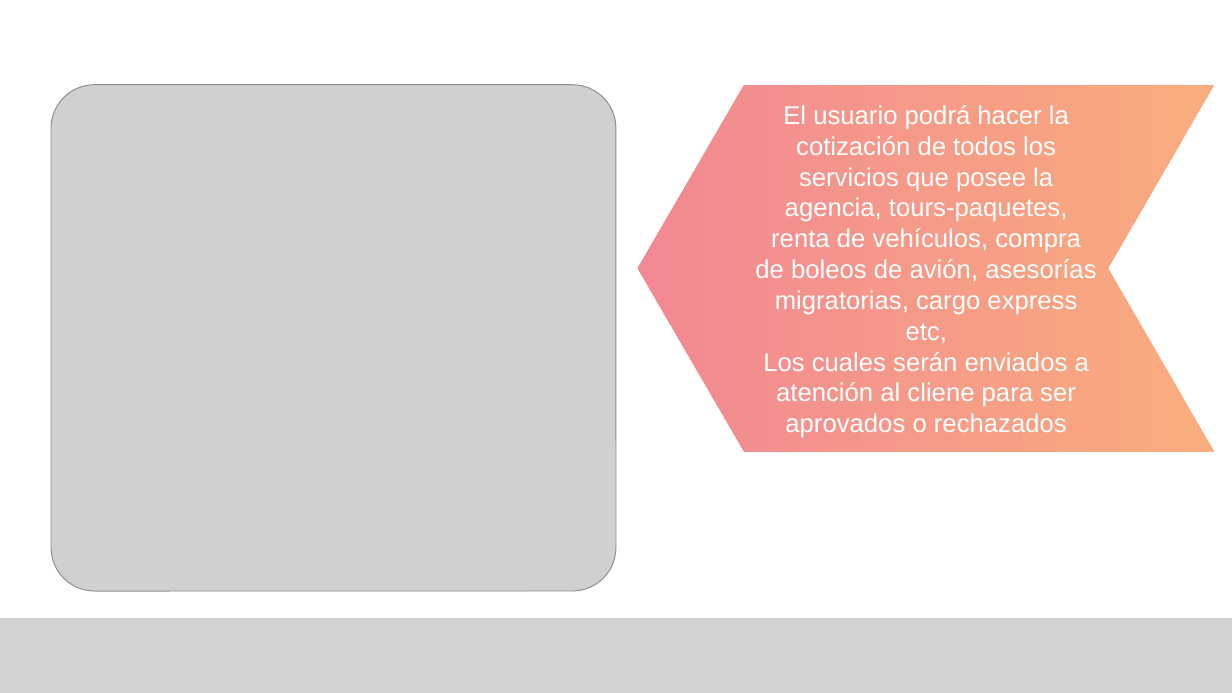
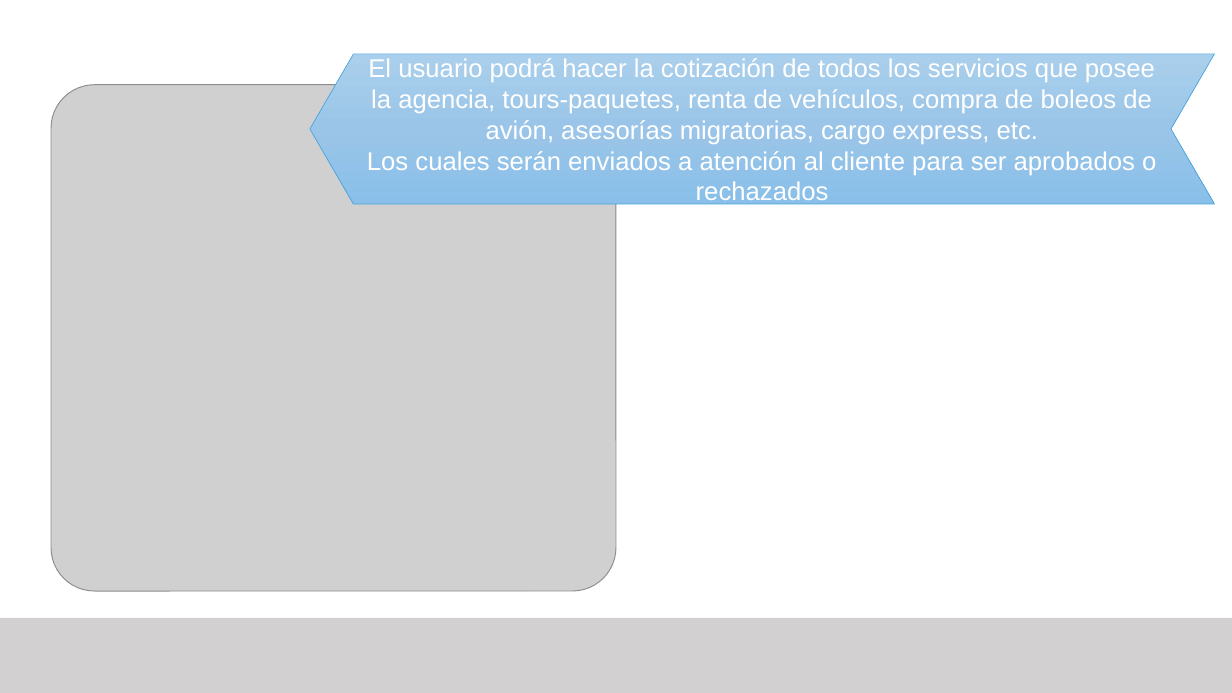
Before and after one commit to AbiPineda/SistemaAgencia, a slide deck: slide 11 of Documentacion/Base de Datos - Agencia de Viajes.pptx. Drawn at 1232x693 pixels with LibreOffice and Linux fonts; fonts in the diff are those of the drawing; grey boxes stand for pictures. Boxes give left, top, right and bottom in pixels: in the first picture for what was removed or moved away, otherwise in the second. Text is boxed around its words. In the diff, an @@ line names an element or a change of style, - is before the commit and + after.

```diff
--- a/Documentacion/Base de Datos - Agencia de Viajes.pptx
+++ b/Documentacion/Base de Datos - Agencia de Viajes.pptx
@@ chevron "El usuario podrá hacer la ...": place and size @@
-chevron "El usuario podrá hacer la ..." at [638,85,1214,452]
+chevron "El usuario podrá hacer la ..." at [310,54,1214,203]
@@ chevron "El usuario podrá hacer la ..." at [310,54,1214,203]: fill gradient #F9AC7D to #F28893 to gradient #AACFED to #9CC6E9 to #89BFE9; outline none to #46A4DB 0.5 pt @@
@@ text in chevron at [367,58,1156,207]: text changed @@
-El usuario podrá hacer la cotización de todos los servicios que posee la agencia, tours-paquetes, renta de vehículos, compra de boleos de avión, asesorías migratorias, cargo express etc,
-Los cuales serán enviados a atención al cliene para ser aprovados o rechazados
+El usuario podrá hacer la cotización de todos los servicios que posee la agencia, tours-paquetes, renta de vehículos, compra de boleos de avión, asesorías migratorias, cargo express, etc.
+Los cuales serán enviados a atención al cliente para ser aprobados o rechazados
```
Also in this commit, not shown: 7 other slides changed, 2 slides added, 3 slides removed.
